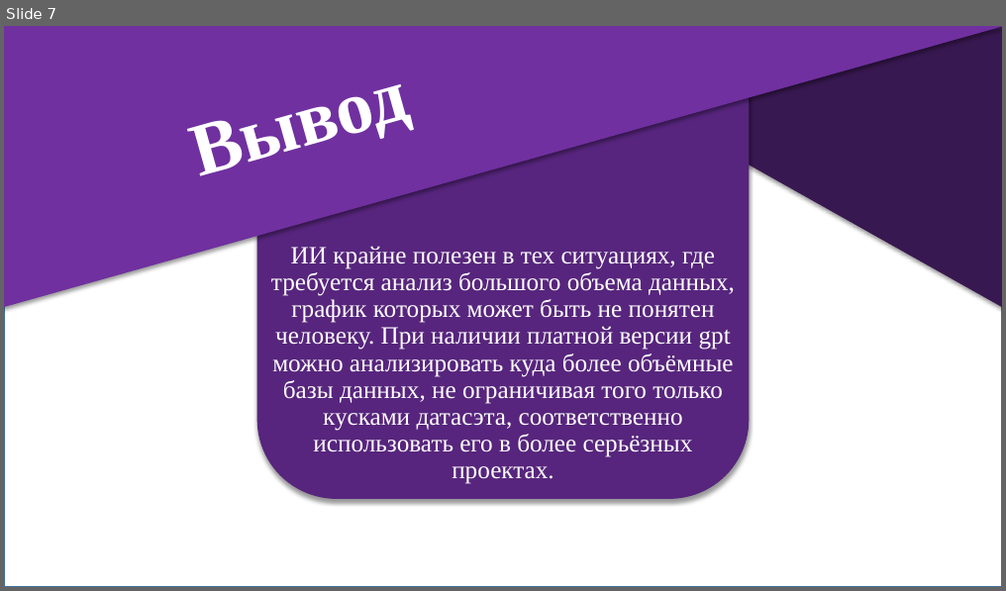
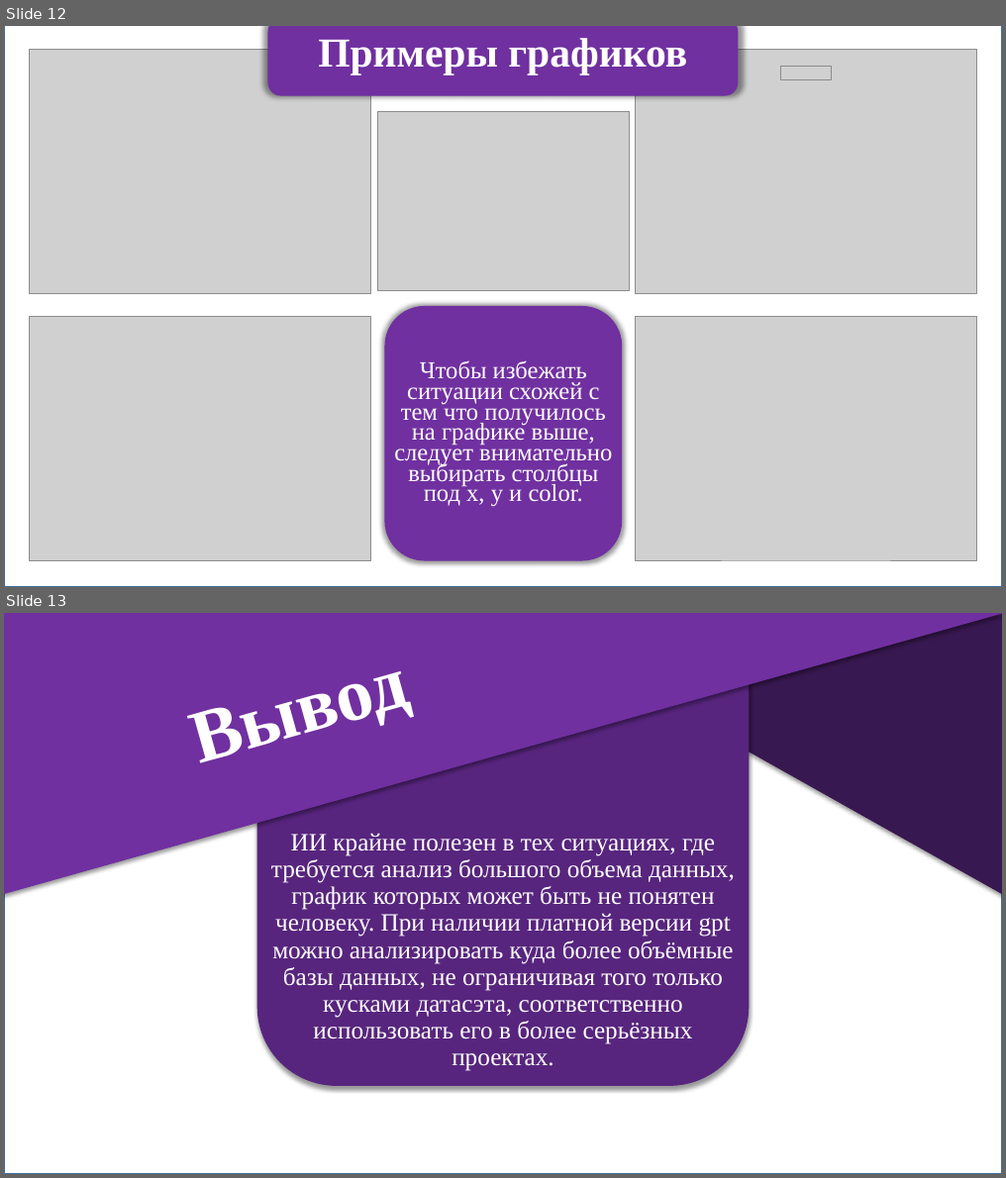
Before and after one commit to What-is-love-bdnhm/analyze_tg, a slide deck: выпускная работа СкворцовВВ ЮШП.pptx. Shown one above the other, each under a label of ours: slide 7 before the commit, slides 12 and 13 after it. The pictures are 1006x591 and 1006x1178 pixels, drawn with LibreOffice and Linux fonts; fonts in the diff are those of the drawing; grey boxes stand for pictures. Boxes give left, top, right and bottom in pixels: in the first picture for what was removed or moved away, otherwise in the second. Text is boxed around its words. In the diff, an @@ line names an element or a change of style, - is before the commit and + after.

```diff
--- a/выпускная работа СкворцовВВ ЮШП.pptx
+++ b/выпускная работа СкворцовВВ ЮШП.pptx
@@ slide 12 added at (x1=4, y1=26, x2=1002, y2=587), background #FFFFFF @@
@@ rectangle added at (x1=4, y1=26, x2=1002, y2=587), fill #FFFFFF, outline #43739E 1 pt, 18 pt, text #FFFFFF @@
+я
@@ picture added at (x1=30, y1=49, x2=371, y2=293) @@
@@ rounded rectangle added at (x1=268, y1=26, x2=738, y2=95), fill #7030A0, outline #7030A0 1 pt @@
@@ text added at (x1=318, y1=38, x2=687, y2=76), 39.6 pt, text #FFFFFF, bold @@
+Примеры графиков
@@ picture added at (x1=635, y1=49, x2=977, y2=293) @@
@@ picture added at (x1=781, y1=66, x2=832, y2=79) @@
@@ picture added at (x1=377, y1=111, x2=629, y2=291) @@
@@ picture added at (x1=30, y1=316, x2=371, y2=561) @@
@@ rounded rectangle added at (x1=385, y1=307, x2=622, y2=561), fill #7030A0, outline #7030A0 1 pt @@
@@ picture added at (x1=635, y1=316, x2=977, y2=561) @@
@@ text added at (x1=394, y1=361, x2=612, y2=507), 23.4 pt, text #FFFFFF @@
+Чтобы избежать ситуации схожей с тем что получилось на графике выше, следует внимательно выбирать столбцы под x, y и color.
@@ what was slide 7 is now slide 13 @@
```
Also in this commit, not shown: 1 slide changed, 5 other slides added, 1 other file.
